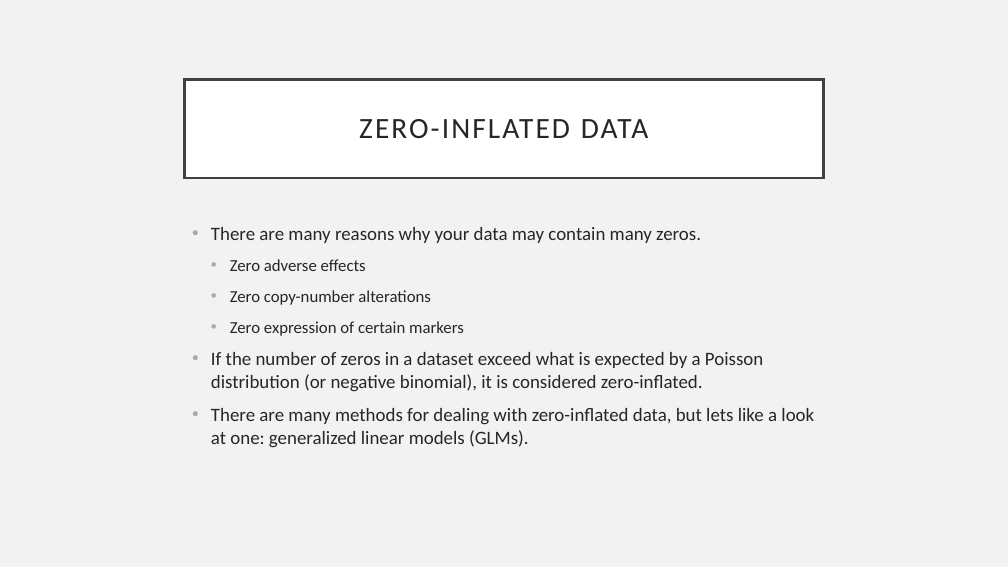
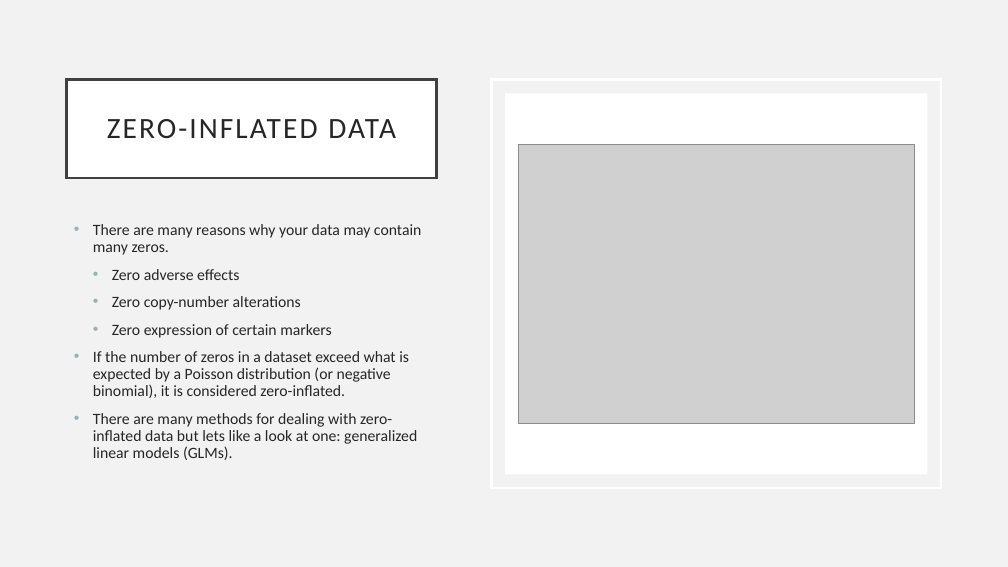
Before and after one commit to eholdmore/StatsForCompBio, a slide deck: slide 27 of Stats-for-Comp-Bio.pptx (slide 26 before the commit). Drawn at 1008x567 pixels with LibreOffice and Linux fonts; fonts in the diff are those of the drawing; grey boxes stand for pictures. Boxes give left, top, right and bottom in pixels: in the first picture for what was removed or moved away, otherwise in the second. Text is boxed around its words. In the diff, an @@ line names an element or a change of style, - is before the commit and + after.

```diff
--- a/Stats-for-Comp-Bio.pptx
+++ b/Stats-for-Comp-Bio.pptx
@@ title "ZERO-INFLATED DATA": place and size @@
-title "ZERO-INFLATED DATA" at box(185, 79, 823, 178)
+title "ZERO-INFLATED DATA" at box(67, 79, 437, 178)
@@ rectangle added at box(492, 79, 941, 488), outline #FFFFFF 2.5 pt @@
@@ rectangle added at box(505, 93, 927, 474), fill #FFFFFF @@
@@ picture added at box(519, 144, 914, 423) @@
@@ text "There are many reasons why ...": place and size @@
-text "There are many reasons why ..." at box(211, 227, 814, 447)
+text "There are many reasons why ..." at box(93, 224, 421, 460)
@@ text at box(93, 224, 421, 398): size 18 to 15 pt in "There are many reasons why your data ...", "If the number of zeros in a ..."; size 16 to 15 pt in "Zero adverse effects", "Zero copy-number alterations", "Zero expression of certain markers"; line spacing 1 to 0.9 @@
@@ text at box(93, 413, 417, 460): text changed; size 18 to 15 pt @@
-• There are many methods for dealing with zero-inflated data, but lets like a look at one: generalized linear models (GLMs).
+• There are many methods for dealing with zero-inflated data but lets like a look at one: generalized linear models (GLMs).
```
Also in this commit, not shown: 9 other slides changed, 4 slides added, 1 slide removed, 2 other files.
